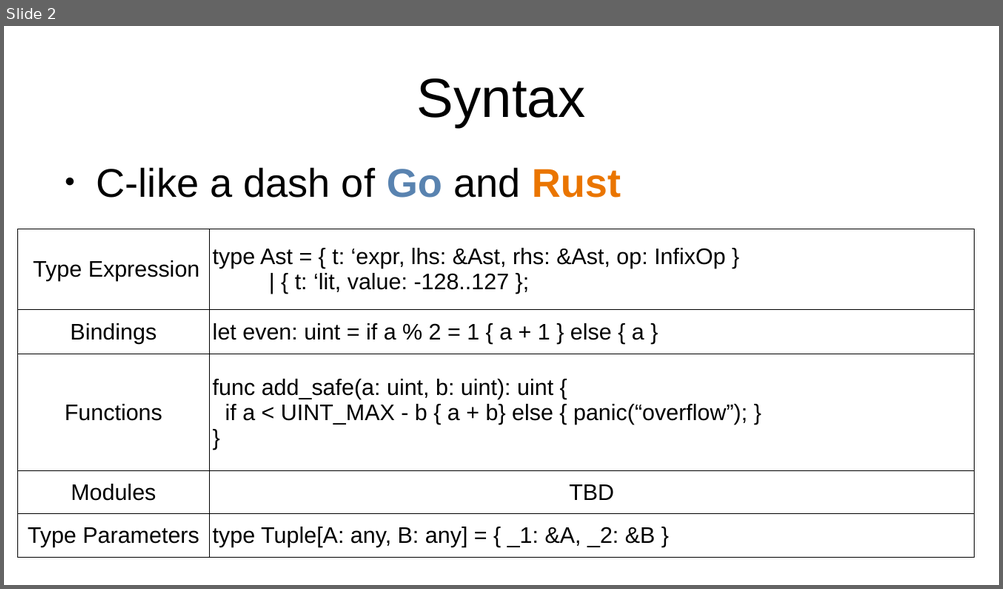
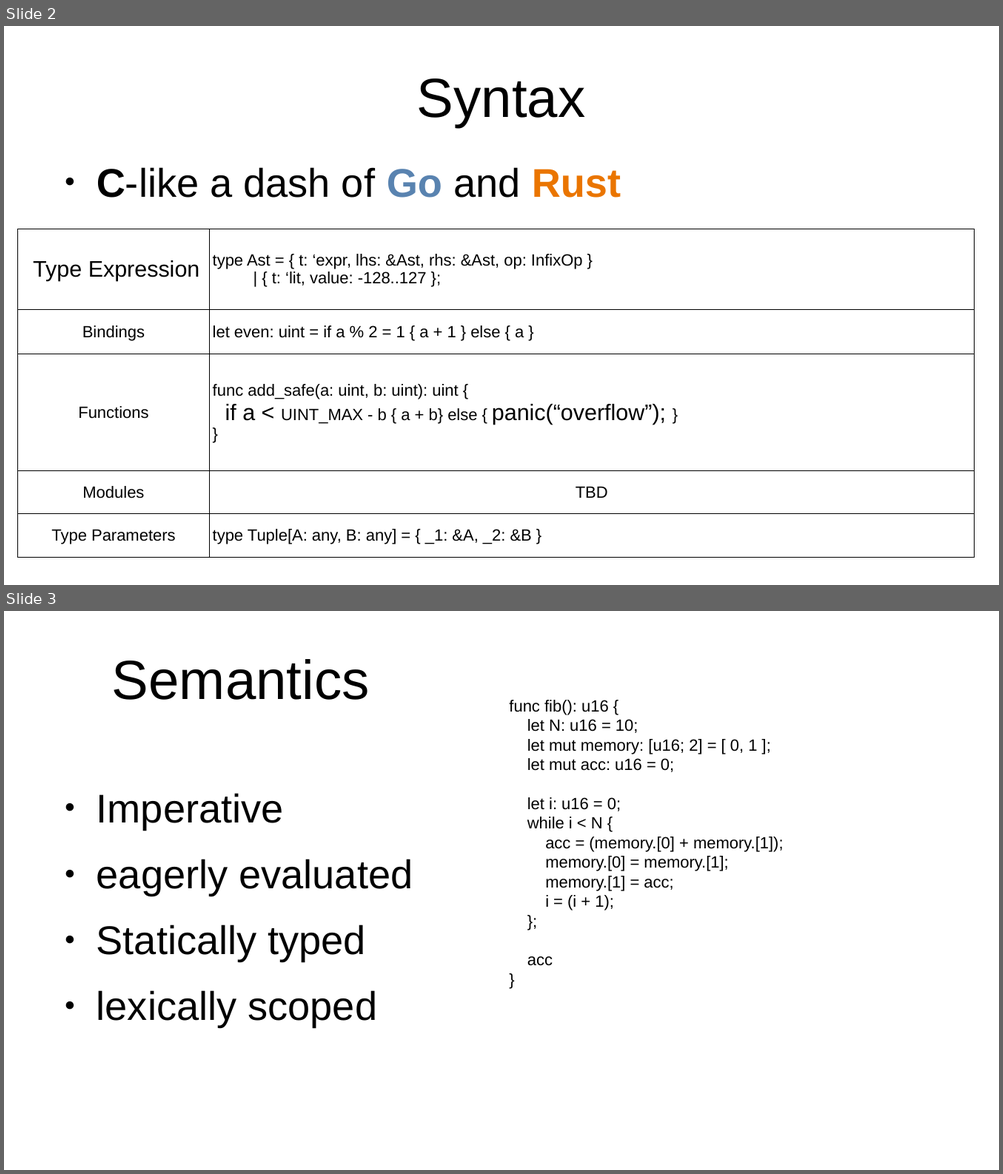
Before and after one commit to ishehadeh/smp, a slide deck: report/Slides.odp. Shown one above the other, each under a label of ours: slide 2 before the commit, slides 2 and 3 after it. The pictures are 1003x589 and 1003x1174 pixels, drawn with LibreOffice and Linux fonts; fonts in the diff are those of the drawing. Boxes give left, top, right and bottom in pixels: in the first picture for what was removed or moved away, otherwise in the second. Text is boxed around its words. In the diff, an @@ line names an element or a change of style, - is before the commit and + after.

```diff
--- a/report/Slides.odp
+++ b/report/Slides.odp
@@ slide 3 added at <box>4,611,999,1170</box>, background #FFFFFF @@
@@ title added at <box>112,659,370,700</box>, 44 pt, text #000000 @@
+Semantics
@@ text added at <box>509,700,783,966</box>, 13 pt, text #000000 @@
+func fib(): u16 {
+let N: u16 = 10;
+let mut memory: [u16; 2] = [ 0, 1 ];
+let mut acc: u16 = 0;
+let i: u16 = 0;
+while i < N {
+acc = (memory.[0] + memory.[1]);
+memory.[0] = memory.[1];
+memory.[1] = acc;
+i = (i + 1);
+};
+acc
+}
@@ text added at <box>96,793,412,1027</box>, 32 pt, text #000000 @@
+● Imperative
+● eagerly evaluated
+● Statically typed
+● lexically scoped
@@ slide 2 changed as well @@
@@ text "C-like a dash of Go ..." at <box>96,167,620,198</box>: bold on in "C-like" @@
@@ table at <box>19,229,975,557</box> @@
@@ size 18 to 13 pt in "type Ast = { t: ‘expr, lhs: ...", "| { t: ‘lit, value: -128..127 };", "Bindings", "let even: uint = if a % ..." and 8 more places @@
```
Also in this commit, not shown: 1 other slide changed, 8 other slides added, 1 slide removed.
